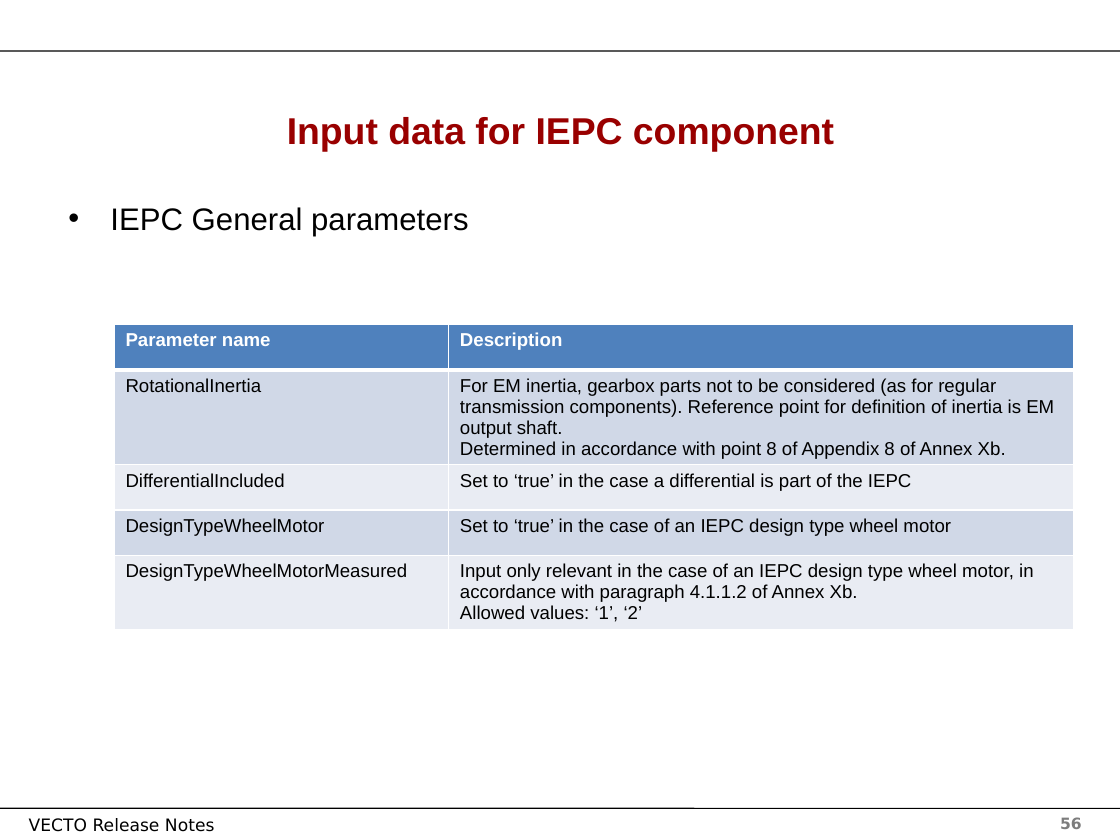
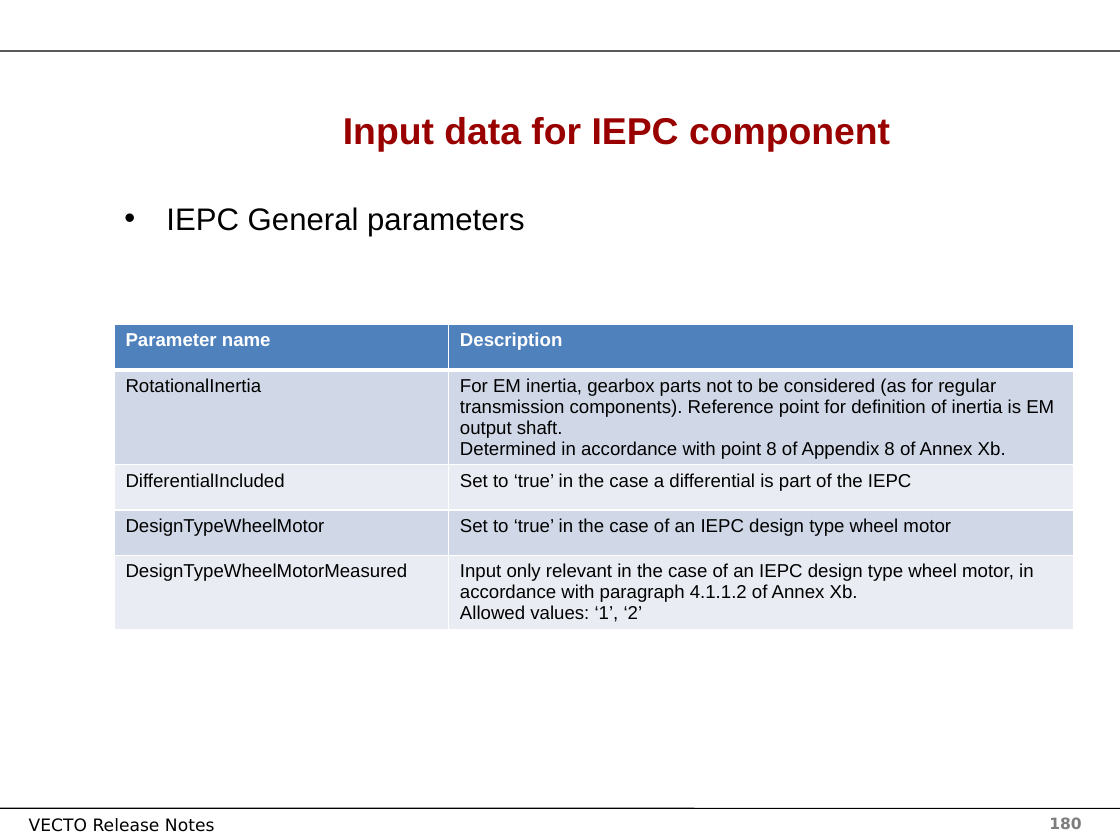
Before and after one commit to tanawadeatharva/BharatVECTO, a slide deck: slide 180 of Documentation/User Manual Source/Release Notes Vecto3.x.pptx (slide 56 before the commit). Drawn at 1120x840 pixels with LibreOffice and Linux fonts; fonts in the diff are those of the drawing; background and template pictures are left out. Boxes give left, top, right and bottom in pixels: in the first picture for what was removed or moved away, otherwise in the second. Text is boxed around its words. In the diff, an @@ line names an element or a change of style, - is before the commit and + after.

```diff
--- a/Documentation/User Manual Source/Release Notes Vecto3.x.pptx
+++ b/Documentation/User Manual Source/Release Notes Vecto3.x.pptx
@@ title "Input data for IEPC component": place and size @@
-title "Input data for IEPC component" at box(287, 117, 834, 151)
+title "Input data for IEPC component" at box(343, 117, 890, 151)
@@ text "IEPC General parameters": place and size @@
-text "IEPC General parameters" at box(110, 207, 468, 236)
+text "IEPC General parameters" at box(166, 207, 524, 236)
@@ page number at box(1049, 817, 1081, 829): text changed @@
-56
+180
```
Also in this commit, not shown: 154 other slides changed, 124 slides added.
